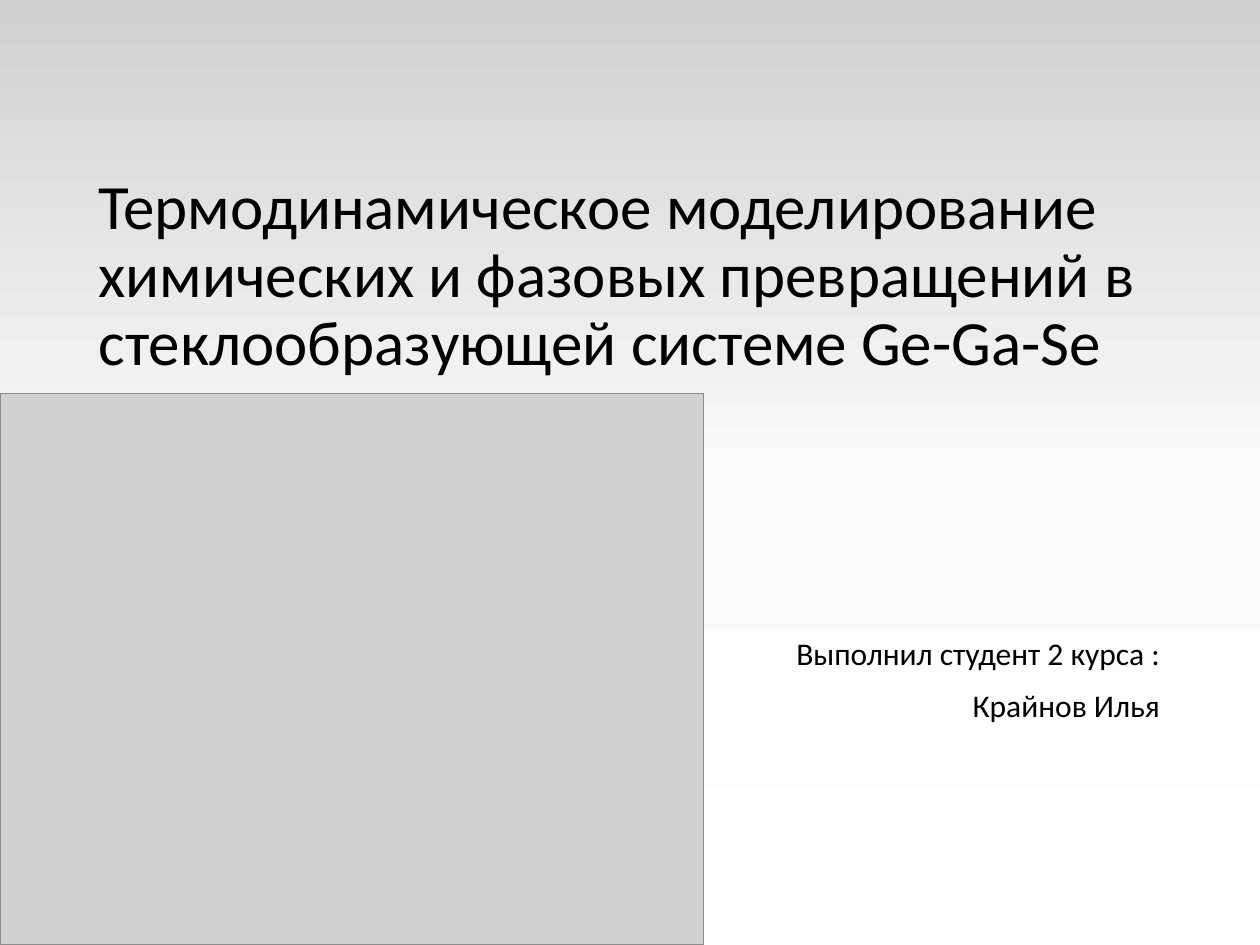
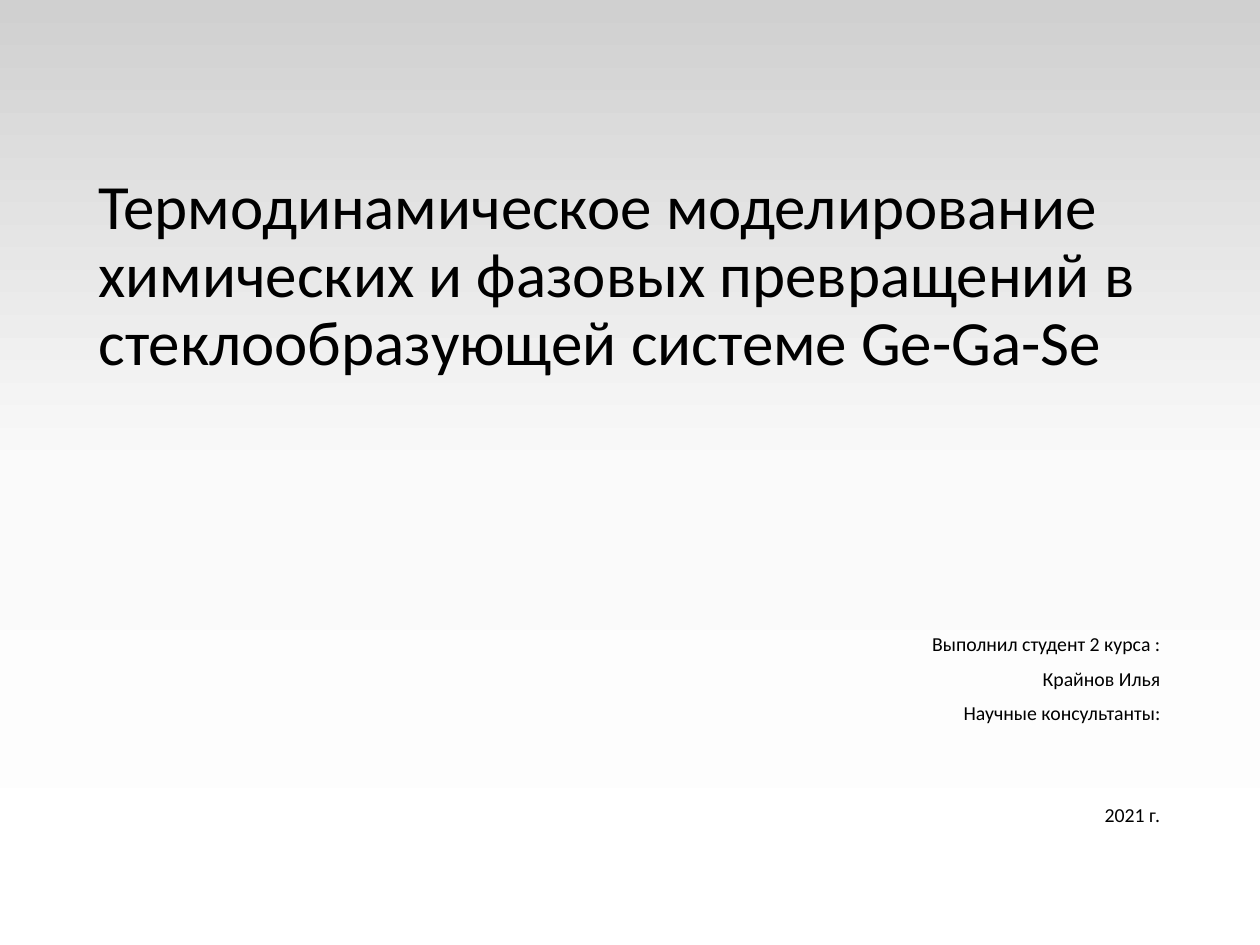
Before and after one commit to EnglishBeach/glass, a slide deck: slide 1 of Презентация.pptx. Drawn at 1260x945 pixels with LibreOffice and Linux fonts; fonts in the diff are those of the drawing; grey boxes stand for pictures. Boxes give left, top, right and bottom in pixels: in the first picture for what was removed or moved away, otherwise in the second. Text is boxed around its words. In the diff, an @@ line names an element or a change of style, - is before the commit and + after.

```diff
--- a/Презентация.pptx
+++ b/Презентация.pptx
@@ picture removed at box(0, 393, 703, 945) @@
@@ text "Выполнил студент 2 курса :": place and size @@
-text "Выполнил студент 2 курса :" at box(796, 644, 1160, 722)
+text "Выполнил студент 2 курса :" at box(932, 638, 1160, 822)
@@ text at box(932, 638, 1160, 690): size 18 to 11.2 pt in "Выполнил студент 2 курса :", "Крайнов Илья"; line spacing 0.9 to 0.7 @@
@@ text at box(964, 707, 1160, 822): paragraphs added @@
+Научные консультанты:
+2021 г.
```
Also in this commit, not shown: 9 other slides changed, 2 slides added, 3 slides removed, 8 other files.
